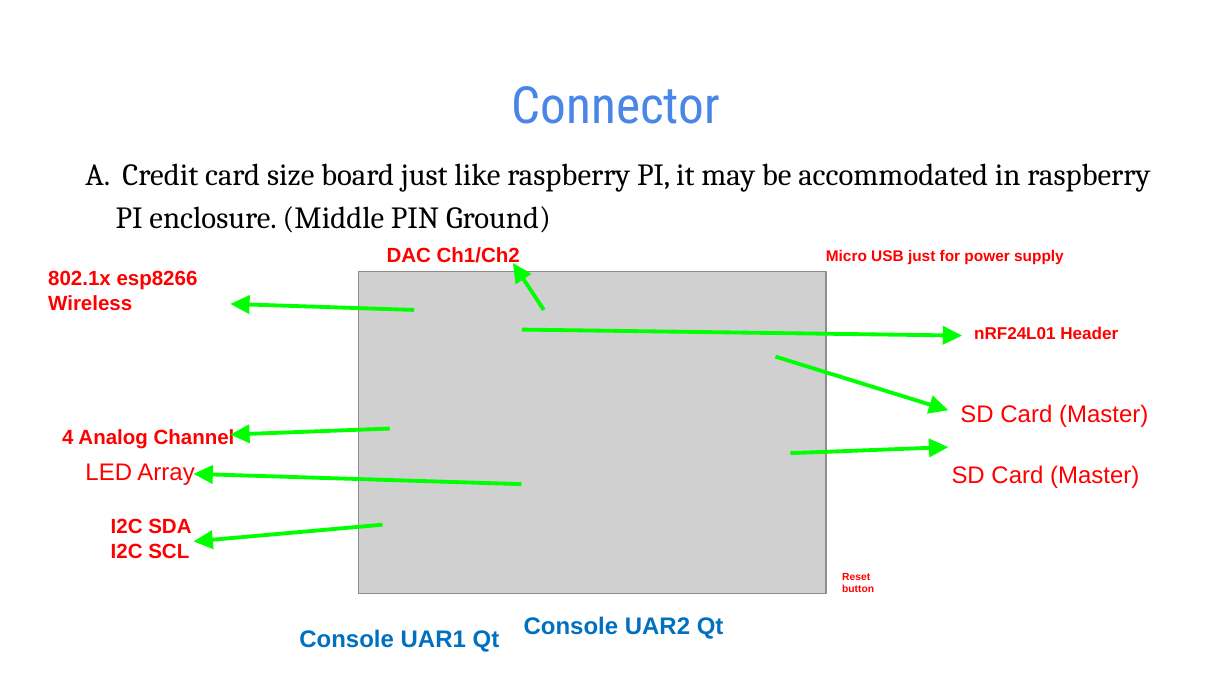
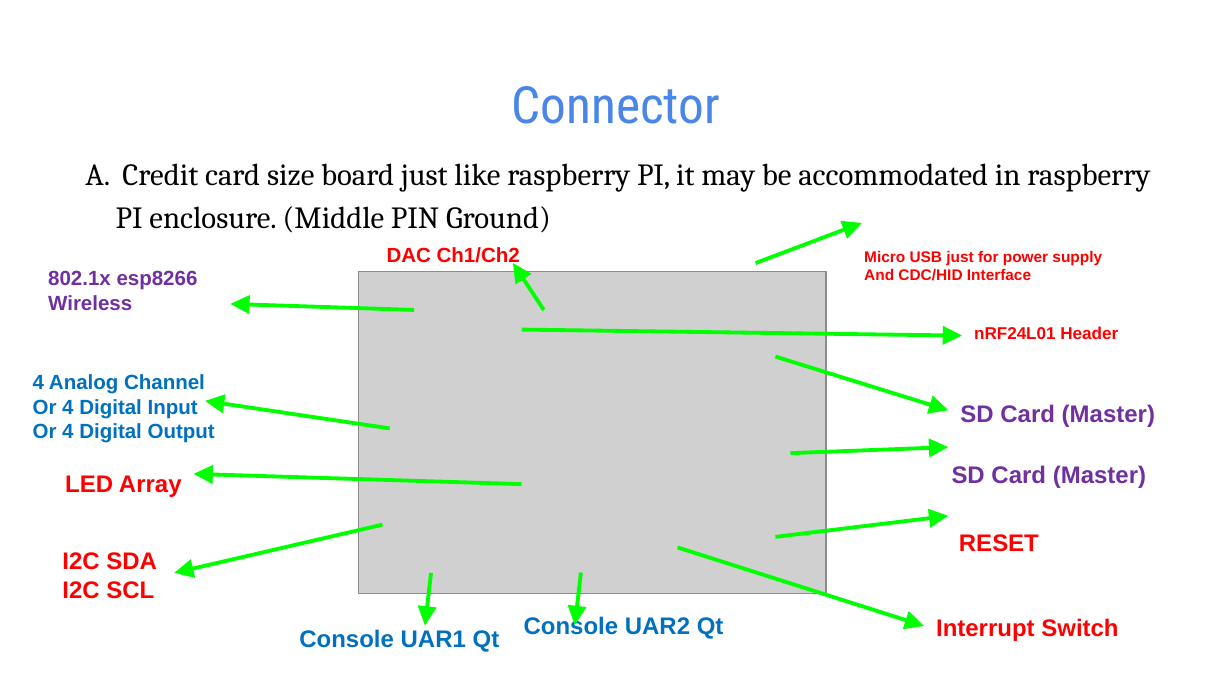
Before and after one commit to natashaiwscope/iot_hw, a slide deck: slide 5 of ppt/wireless.pptx. Drawn at 1232x693 pixels with LibreOffice and Linux fonts; fonts in the diff are those of the drawing; grey boxes stand for pictures. Boxes give left, top, right and bottom in pixels: in the first picture for what was removed or moved away, otherwise in the second. Text is boxed around its words. In the diff, an @@ line names an element or a change of style, - is before the commit and + after.

```diff
--- a/ppt/wireless.pptx
+++ b/ppt/wireless.pptx
@@ freeform shape added at box(755, 223, 861, 264), outline #00FF00 2.24 pt @@
@@ text "Micro USB just for power ...": place and size @@
-text "Micro USB just for power ..." at box(826, 249, 1064, 265)
+text "Micro USB just for power ..." at box(864, 250, 1102, 281)
@@ text "802.1x esp8266 Wireless" at box(48, 270, 198, 310): text colour #FF0000 to #7030A0 @@
@@ text at box(864, 268, 1031, 281): paragraph added @@
+And CDC/HID Interface
@@ text "4 Analog Channel": place and size @@
-text "4 Analog Channel" at box(62, 429, 235, 449)
+text "4 Analog Channel" at box(33, 374, 215, 443)
@@ text at box(33, 374, 205, 394): text colour #FF0000 to #0070C0 in "4 Analog Channel" @@
@@ text "SD Card (Master)" at box(960, 404, 1155, 427): text colour #FF0000 to #7030A0, bold on @@
@@ text at box(33, 399, 215, 443): paragraphs added @@
+Or 4 Digital Input
+Or 4 Digital Output
@@ freeform shape: place and size @@
-freeform shape at box(230, 429, 389, 435)
+freeform shape at box(206, 400, 391, 428)
@@ text "SD Card (Master)" at box(952, 465, 1146, 488): text colour #FF0000 to #7030A0, bold on @@
@@ text "LED Array": place and size @@
-text "LED Array" at box(85, 463, 194, 485)
+text "LED Array" at box(65, 475, 182, 497)
@@ text "LED Array" at box(65, 475, 182, 497): bold on @@
@@ text "I2C SDA": place and size @@
-text "I2C SDA" at box(111, 518, 191, 559)
+text "I2C SDA" at box(62, 552, 157, 599)
@@ text "I2C SDA" at box(62, 552, 157, 599): size 12 to 14 pt @@
@@ freeform shape: place and size @@
-freeform shape at box(193, 525, 382, 542)
+freeform shape at box(175, 525, 383, 573)
@@ freeform shape added at box(775, 516, 947, 537), outline #00FF00 2.24 pt @@
@@ text at box(959, 534, 1039, 552): text changed; size 6 to 14 pt @@
-Reset button
+RESET
@@ freeform shape added at box(678, 547, 924, 626), outline #00FF00 2.24 pt @@
@@ freeform shape added at box(425, 573, 431, 626), outline #00FF00 2.24 pt @@
@@ freeform shape added at box(575, 573, 582, 626), outline #00FF00 2.24 pt @@
@@ text added at box(936, 618, 1118, 641), 14 pt, text #FF0000, bold @@
+Interrupt Switch
```
Also in this commit, not shown: 8 other slides changed.
